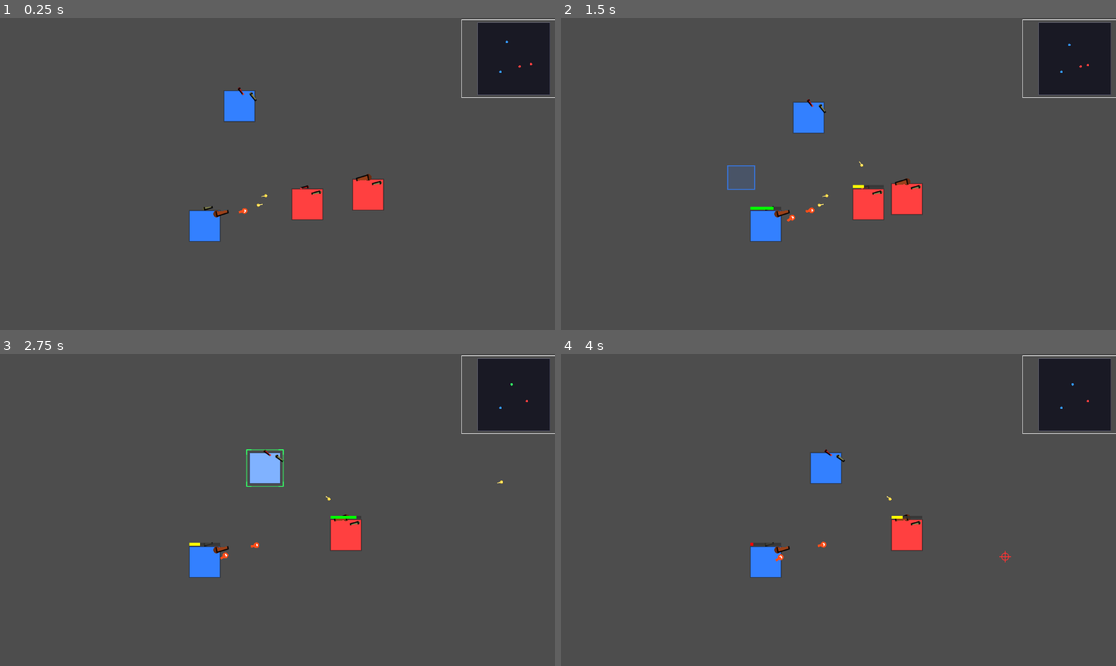
Above: before the commit, frames 1-4 (two rows, left to right).
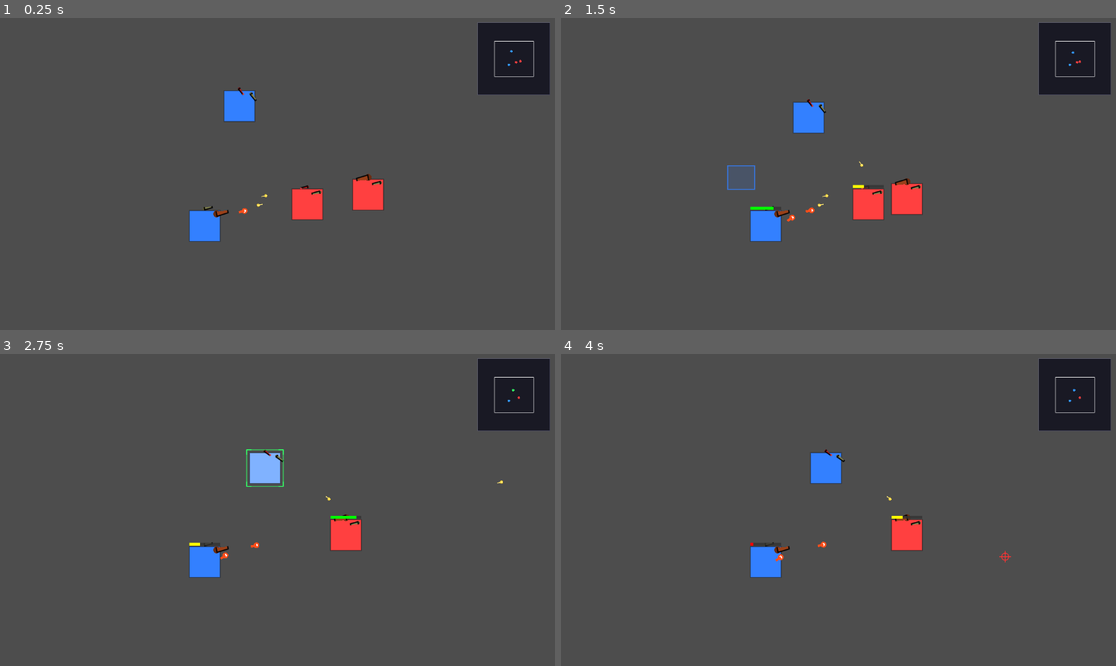
Above: after the commit, the same moments.

Repository: ZhanXuzhao/SpaceRTS
Game: Godot game, scene res://scenes/main.tscn
The game is run twice, just before and just after one commit, with the same random seed, the same clock (stepped at 60 frames per second) and the same inputs.
Inputs (mouse positions are in pixels of both pictures, inside the frame that each line leads up to):
- Up to frame 1 (0.25 s): no input
- Up to frame 2 (1.5 s): tap Enter at 0.5 s; move the mouse to (960, 158) at 0.52 s; tap R at 0.6 s; click (960, 158) at 0.67 s; drag from (727, 189) to (810, 117) at 1.27 s
- Up to frame 3 (2.75 s): move the mouse to (333, 441) at 2.02 s; hold Shift from 2.03 s (still down)
- Up to frame 4 (4 s): release Shift at 2.75 s; drag from (810, 572) to (905, 534) at 2.77 s; move the mouse to (1005, 556) at 3.52 s; hold A from 3.53 s (still down); tap Q at 3.6 s

The runs differ from the first frame. In frame 1, 0.2% of the frame differs, in the area x 83-100%, y 0-26%; in frame 2, 0.2%; in frame 3, 0.2%; in frame 4, 0.2%.

Commit message:
Infinite map: dynamic minimap bounds, fullscreen adaptive

Diff:
--- a/scripts/minimap.gd
+++ b/scripts/minimap.gd
@@ -2,17 +2,20 @@
 
 ## 单位列表引用
 var units: Array = []
-## 相机引用（读取 zoom 和 position）
+## 相机信息
 var camera_pos: Vector2 = Vector2.ZERO
 var camera_zoom: Vector2 = Vector2.ONE
-## 世界范围（用于映射到小地图）
-var world_bounds: Rect2 = Rect2(0, 0, 800, 600)
+
+## 动态计算的世界范围（每帧更新）
+var _world_bounds: Rect2 = Rect2(0, 0, 800, 600)
 
 const MAP_SIZE: Vector2 = Vector2(150, 150)
 const MAP_MARGIN: float = 10.0
 
 
 func _draw() -> void:
+	_update_bounds()
+
 	var viewport_size = get_viewport().get_visible_rect().size
 	var map_pos = Vector2(viewport_size.x - MAP_SIZE.x - MAP_MARGIN, MAP_MARGIN)
 	var map_rect = Rect2(map_pos, MAP_SIZE)
@@ -37,19 +40,56 @@
 	var cam_rect = _get_camera_viewport_rect()
 	if cam_rect:
 		var mm_cam_pos = _world_to_minimap(cam_rect.position, map_pos)
-		var mm_cam_size = cam_rect.size * (MAP_SIZE / world_bounds.size)
+		var mm_cam_size = cam_rect.size * (MAP_SIZE / _world_bounds.size)
 		draw_rect(Rect2(mm_cam_pos, mm_cam_size), Color.WHITE, false, 1.0)
 
 
+func _update_bounds() -> void:
+	"""根据所有单位位置 + 相机视野动态计算世界范围"""
+	var has_units := false
+	var min_pos := Vector2(INF, INF)
+	var max_pos := Vector2(-INF, -INF)
+
+	# 收集所有存活单位的位置
+	for unit in units:
+		if not is_instance_valid(unit) or unit.health <= 0:
+			continue
+		has_units = true
+		min_pos = min_pos.min(unit.global_position)
+		max_pos = max_pos.max(unit.global_position)
+
+	# 加入相机视野范围
+	var viewport_size = get_viewport().get_visible_rect().size
+	var world_view_size = viewport_size / camera_zoom
+	var cam_min = camera_pos - world_view_size / 2
+	var cam_max = camera_pos + world_view_size / 2
+
+	if has_units:
+		_world_bounds.position = min_pos.min(cam_min)
+		_world_bounds.size = max_pos.max(cam_max) - min_pos.min(cam_min)
+	else:
+		_world_bounds.position = cam_min
+		_world_bounds.size = world_view_size
+
+	# 添加 30% 边距，至少 300x300
+	var padding = _world_bounds.size * 0.3 + Vector2(150, 150)
+	_world_bounds.position -= padding
+	_world_bounds.size += padding * 2
+
+	# 确保最小尺寸
+	if _world_bounds.size.x < 300:
+		_world_bounds.size.x = 300
+	if _world_bounds.size.y < 300:
+		_world_bounds.size.y = 300
+
+
 func _world_to_minimap(world: Vector2, map_pos: Vector2) -> Vector2:
-	var ratio = MAP_SIZE / world_bounds.size
-	return map_pos + (world - world_bounds.position) * ratio
+	var ratio = MAP_SIZE / _world_bounds.size
+	return map_pos + (world - _world_bounds.position) * ratio
 
 
 func _get_camera_viewport_rect() -> Rect2:
 	var viewport_size = get_viewport().get_visible_rect().size
-	# 视野大小 = 视口尺寸 / 缩放
 	var world_view_size = viewport_size / camera_zoom
-	# 视野左上角 = 相机位置 - 视野一半（相机居中于视口）
 	var top_left = camera_pos - world_view_size / 2
 	return Rect2(top_left, world_view_size)
